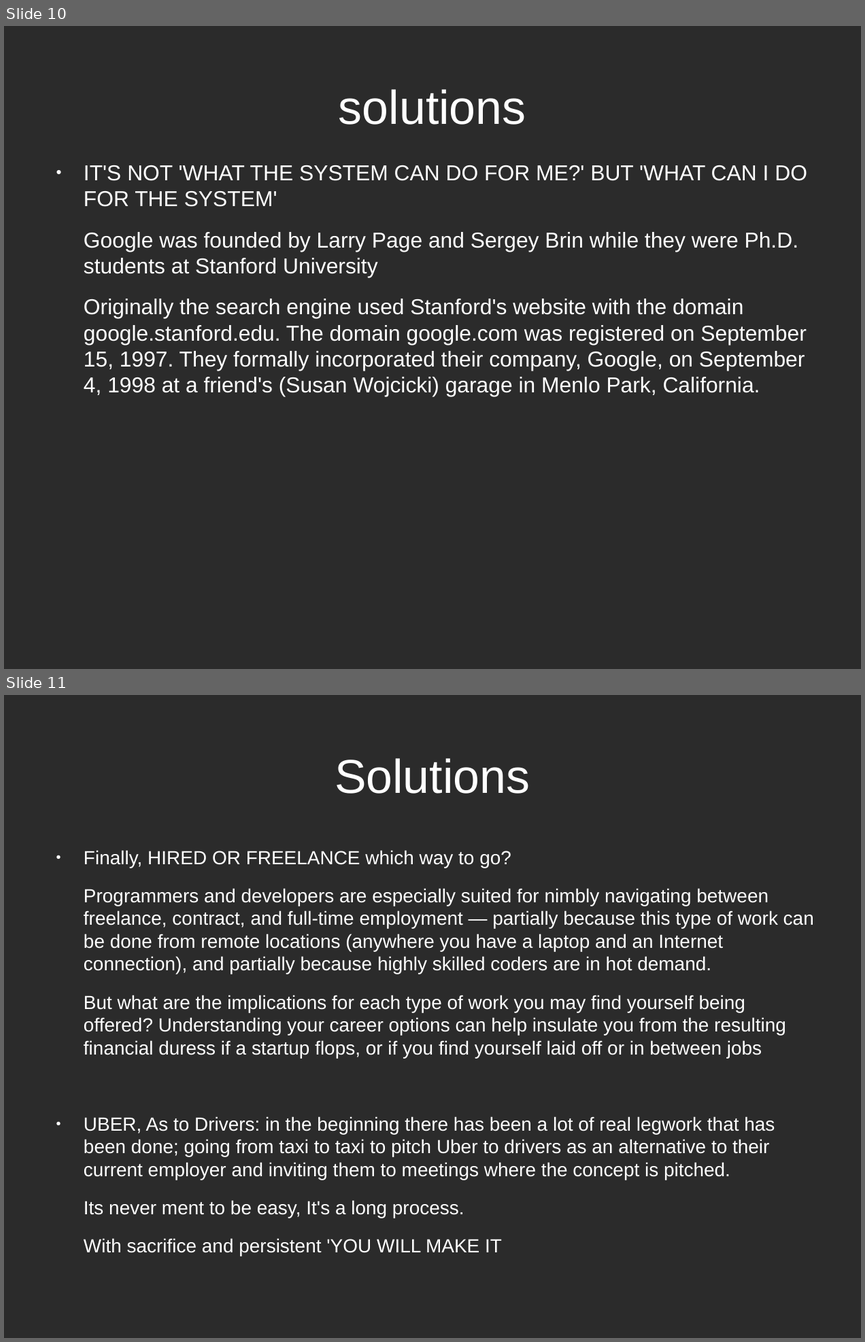
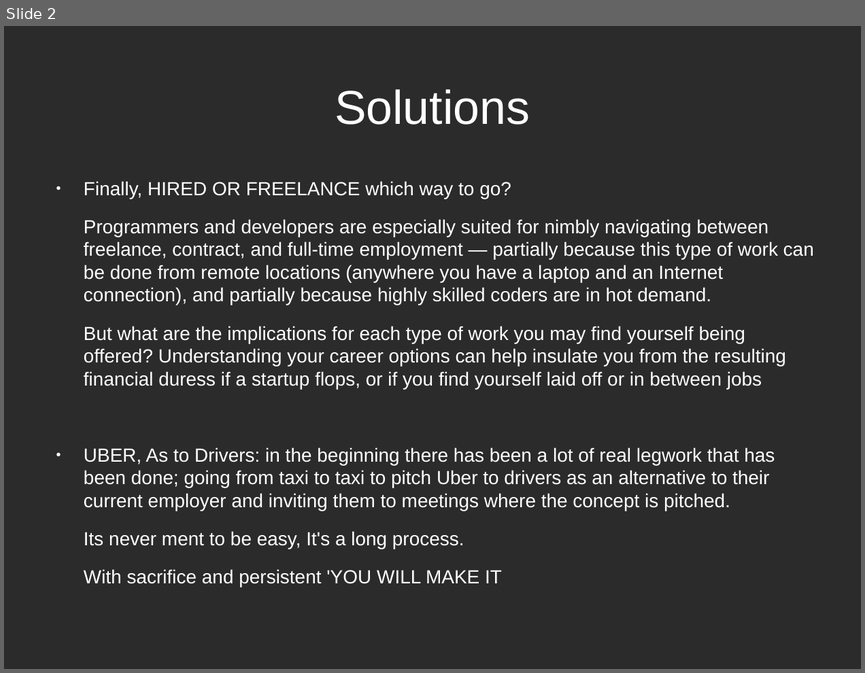
Before and after one commit to gitalry/Yusudd, a slide deck: bots.odp. Shown one above the other, each under a label of ours: slides 10 and 11 before the commit, slide 2 after it. The pictures are 865x1342 and 865x673 pixels, drawn with LibreOffice and Linux fonts; fonts in the diff are those of the drawing; background and template pictures are left out; a plain dark background stands for a picture behind light text. Boxes give left, top, right and bottom in pixels: in the first picture for what was removed or moved away, otherwise in the second. Text is boxed around its words. In the diff, an @@ line names an element or a change of style, - is before the commit and + after.

```diff
--- a/bots.odp
+++ b/bots.odp
@@ slide 10 removed at box(4, 26, 861, 669), background picture (left out) @@
@@ title removed at box(339, 89, 526, 125) @@
-solutions
@@ text removed at box(84, 165, 807, 397) @@
-● IT'S NOT 'WHAT THE SYSTEM CAN DO FOR ME?' BUT 'WHAT CAN I DO FOR THE SYSTEM'
-Google was founded by Larry Page and Sergey Brin while they were Ph.D. students at Stanford University
-Originally the search engine used Stanford's website with the domain google.stanford.edu. The domain google.com was registered on September 15, 1997. They formally incorporated their company, Google, on September 4, 1998 at a friend's (Susan Wojcicki) garage in Menlo Park, California.
@@ what was slide 11 is now slide 2 @@
```
Also in this commit, not shown: 1 slide changed, 8 other slides removed, 1 other file.
